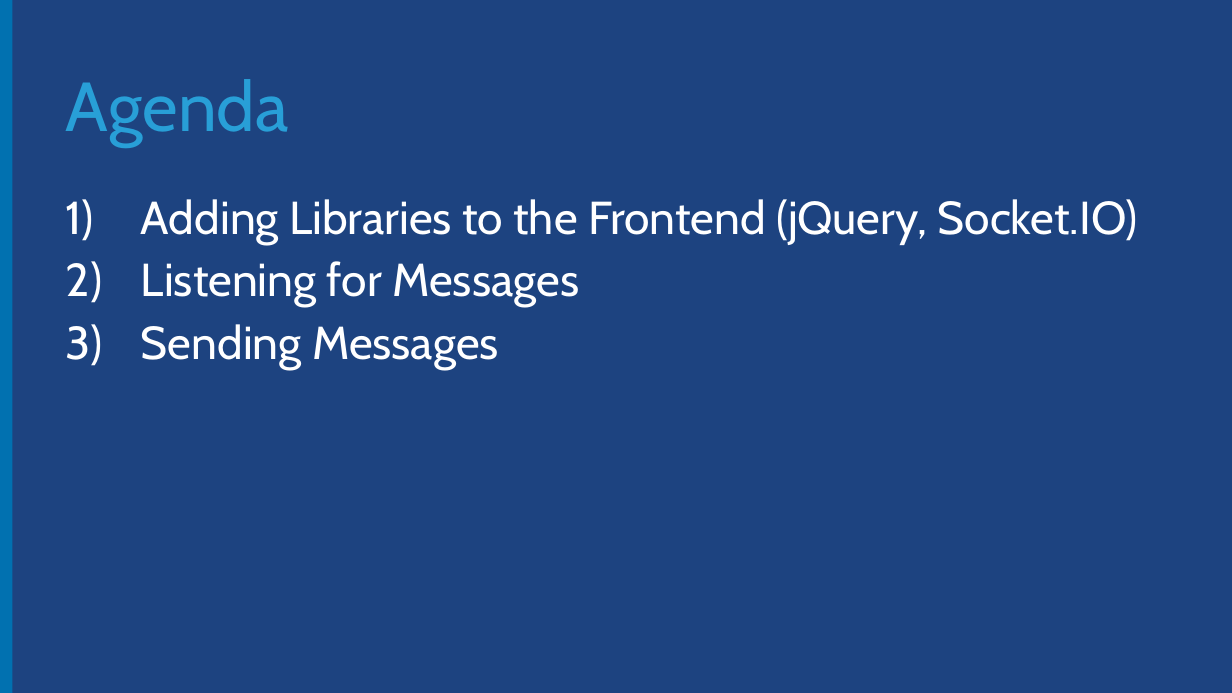
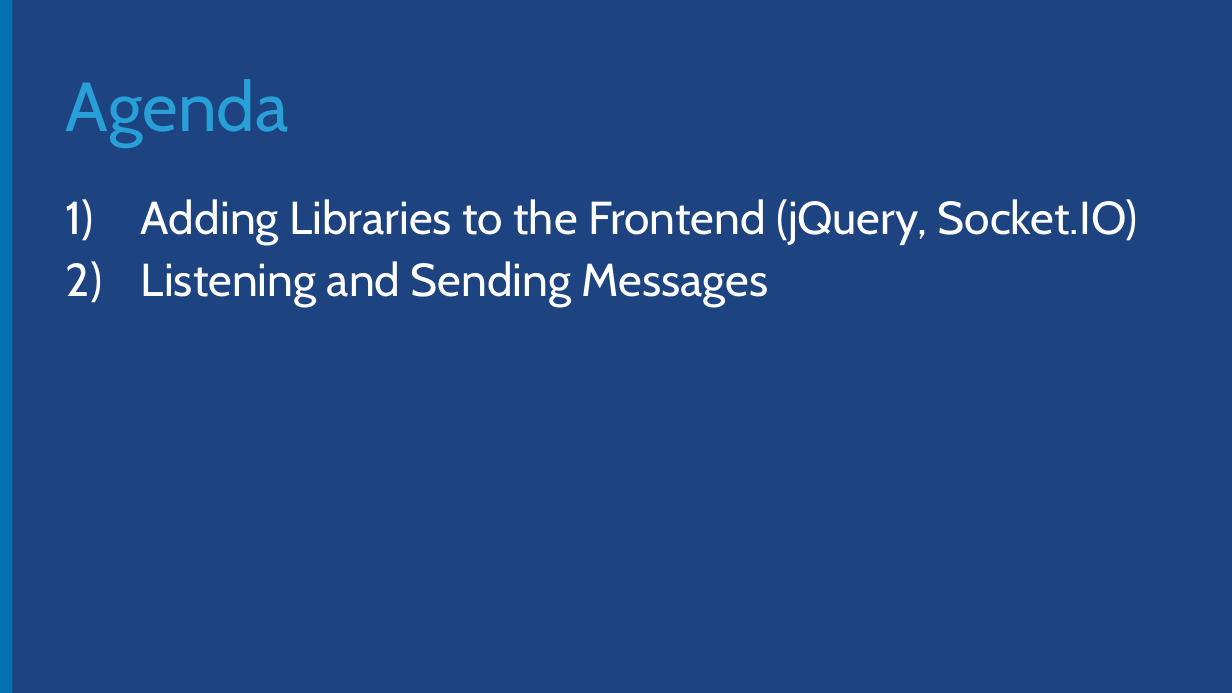
Before and after one commit to Microsoft-Web/NodeCamp, a slide deck: slide 2 of Presentation/ConnectingFrontAndBack/ConnectingFrontAndBack.pptx. Drawn at 1232x693 pixels with LibreOffice and Linux fonts; fonts in the diff are those of the drawing; background and template pictures are left out. Boxes give left, top, right and bottom in pixels: in the first picture for what was removed or moved away, otherwise in the second. Text is boxed around its words. In the diff, an @@ line names an element or a change of style, - is before the commit and + after.

```diff
--- a/Presentation/ConnectingFrontAndBack/ConnectingFrontAndBack.pptx
+++ b/Presentation/ConnectingFrontAndBack/ConnectingFrontAndBack.pptx
@@ text at bbox=[141, 261, 769, 307]: text changed @@
-2) Listening for Messages
-3) Sending Messages
+2) Listening and Sending Messages
```
Also in this commit, not shown: 6 other slides changed, 4 other files.
